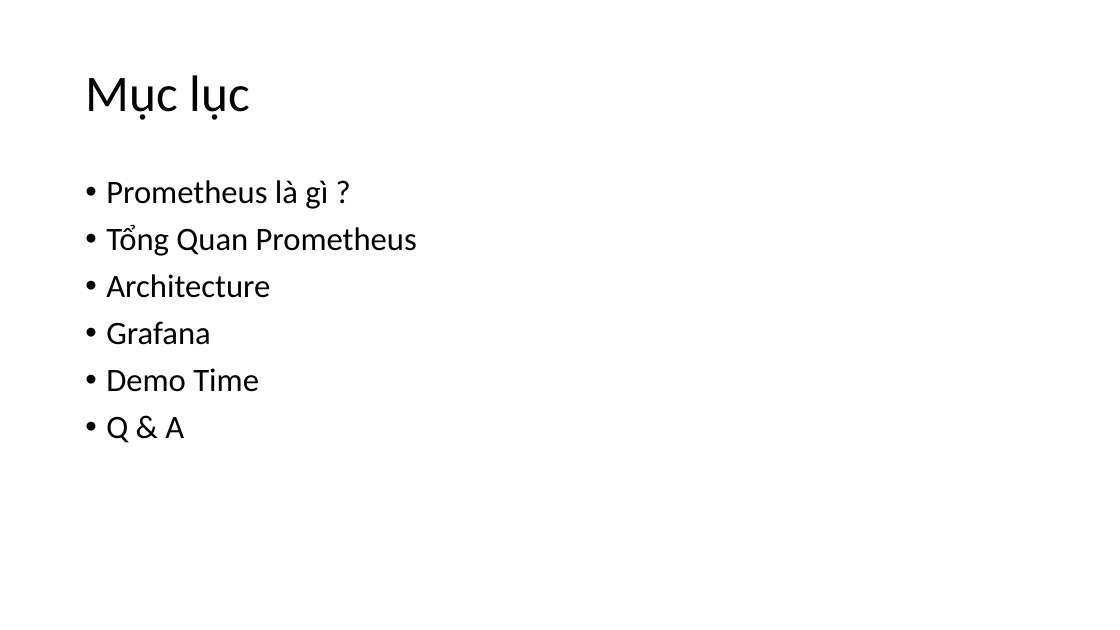
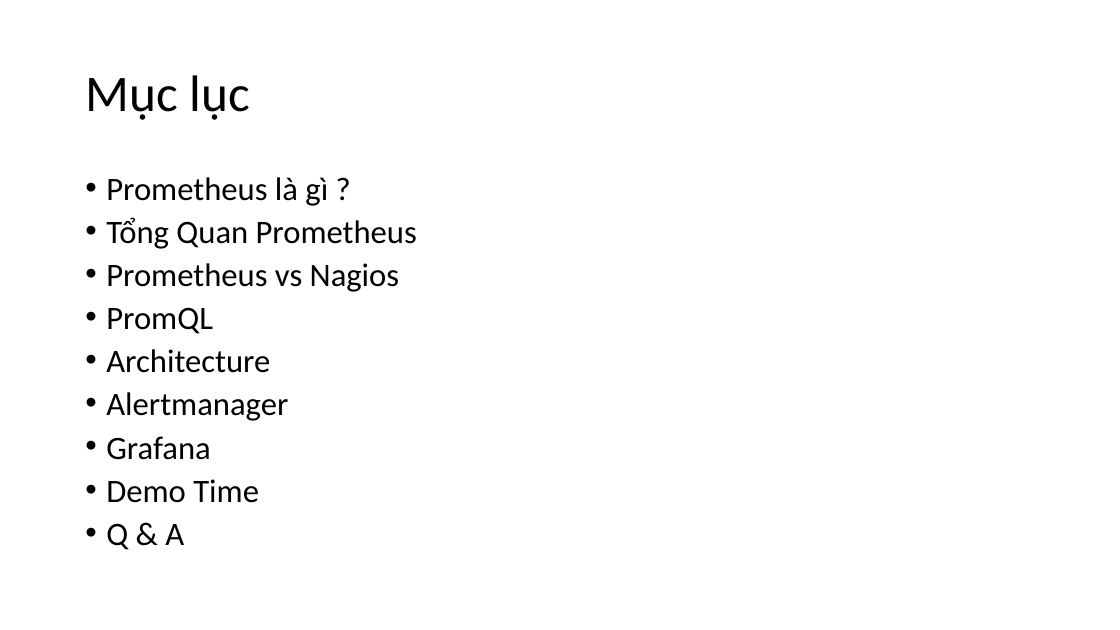
Before and after one commit to vietdien2005/workshop-prometheus, a slide deck: slide 2 of workshop.pptx. Drawn at 1120x630 pixels with LibreOffice and Linux fonts; fonts in the diff are those of the drawing. Boxes give left, top, right and bottom in pixels: in the first picture for what was removed or moved away, otherwise in the second. Text is boxed around its words. In the diff, an @@ line names an element or a change of style, - is before the commit and + after.

Commit message:
update

```diff
--- a/workshop.pptx
+++ b/workshop.pptx
@@ text at (106,177,417,550): line spacing 0.9 to 0.8 @@
@@ text at (106,263,399,334): paragraphs added @@
+• Prometheus vs Nagios
+• PromQL
@@ text at (106,392,288,421): paragraph added @@
+• Alertmanager
```
Also in this commit, not shown: 3 other slides changed, 8 slides added, 1 slide removed.
